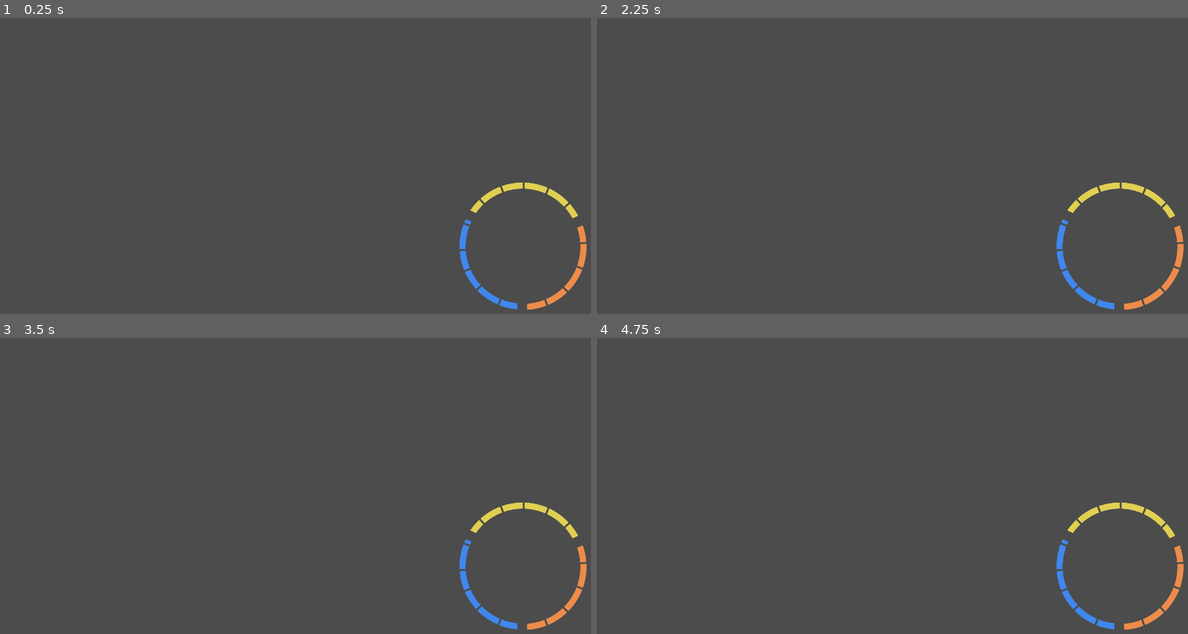
Above: before the commit, frames 1-4 (two rows, left to right).
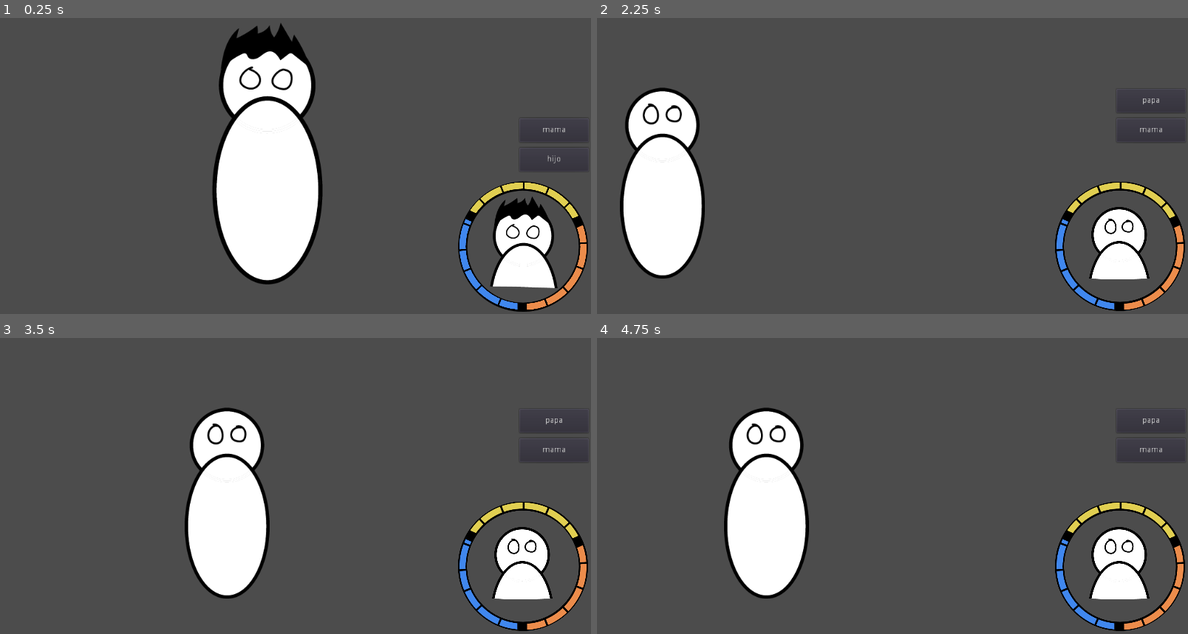
Above: after the commit, the same moments.

Repository: Arrotla/Juego_Espacio
Game: Godot game, scene res://scenes/General.tscn
Same seed, same stepped clock (60 frames per second), same inputs: the game is played once before the commit and once after it. Before the commit the project starts from res://scenes/Medidores.tscn.
Inputs (mouse positions are in pixels of both pictures, inside the frame that each line leads up to):
- Up to frame 1 (0.25 s): no input
- Up to frame 2 (2.25 s): click (1152, 130) at 0.5 s, where only the run after the commit has a clickable "mama"; click (1152, 100) at 1.25 s, where only the run after the commit has a clickable "papa"; click (1152, 160) at 2 s, where only the run after the commit has a clickable "hijo"
- Up to frame 3 (3.5 s): tap Enter at 2.75 s; hold D (right) from 2.78 s (still down)
- Up to frame 4 (4.75 s): release D (right) at 3.53 s; hold A (left) 3.53-4.28 s; hold D (right) from 4.28 s (still down)

The runs differ from the first frame. In frame 1, 17% of the frame differs, in the area x 35-100%, y 1-100%; in frame 2, 10%; in frame 3, 10%; in frame 4, 10%.

Commit message:
cambio de personaje

Diff:
--- a/project.godot
+++ b/project.godot
@@ -11,7 +11,7 @@
 [application]
 
 config/name="Juego Espacio"
-run/main_scene="res://scenes/Medidores.tscn"
+run/main_scene="res://scenes/General.tscn"
 
 [display]
 
@@ -33,6 +33,11 @@
 "events": [ Object(InputEventKey,"resource_local_to_scene":false,"resource_name":"","device":0,"alt":false,"shift":false,"control":false,"meta":false,"command":false,"pressed":false,"scancode":68,"unicode":0,"echo":false,"script":null)
  ]
 }
+tab={
+"deadzone": 0.5,
+"events": [ Object(InputEventKey,"resource_local_to_scene":false,"resource_name":"","device":0,"alt":false,"shift":false,"control":false,"meta":false,"command":false,"pressed":false,"scancode":16777218,"unicode":0,"echo":false,"script":null)
+ ]
+}
 
 [physics]
 
--- a/scenes/General.tscn
+++ b/scenes/General.tscn
@@ -1,3 +1,73 @@
-[gd_scene format=2]
+[gd_scene load_steps=8 format=2]
+
+[ext_resource path="res://scripts/Personajes.gd" type="Script" id=1]
+[ext_resource path="res://scenes/Papa_Move.tscn" type="PackedScene" id=2]
+[ext_resource path="res://scenes/Mama_Move.tscn" type="PackedScene" id=3]
+[ext_resource path="res://scenes/Hijo_Move.tscn" type="PackedScene" id=4]
+[ext_resource path="res://scenes/Icon_Papa.tscn" type="PackedScene" id=5]
+[ext_resource path="res://scenes/Icon_Mama.tscn" type="PackedScene" id=6]
+[ext_resource path="res://scenes/Icon_Hijo.tscn" type="PackedScene" id=7]
 
 [node name="General" type="Node2D"]
+script = ExtResource( 1 )
+
+[node name="personajes" type="Node" parent="."]
+
+[node name="Papa_Move" parent="personajes" instance=ExtResource( 2 )]
+position = Vector2( 463.232, 321.902 )
+
+[node name="Mama_Move" parent="personajes" instance=ExtResource( 3 )]
+visible = false
+position = Vector2( 821.635, 323.003 )
+
+[node name="Hijo_Move" parent="personajes" instance=ExtResource( 4 )]
+visible = false
+position = Vector2( 113.589, 373.359 )
+
+[node name="GUI" type="CanvasLayer" parent="."]
+pause_mode = 2
+
+[node name="Icon_Papa" parent="GUI" instance=ExtResource( 5 )]
+
+[node name="Icon_Mama" parent="GUI" instance=ExtResource( 6 )]
+visible = false
+
+[node name="Icon_Hijo" parent="GUI" instance=ExtResource( 7 )]
+visible = false
+
+[node name="Mama" type="Button" parent="GUI"]
+margin_left = 900.0
+margin_top = 260.917
+margin_right = 1020.0
+margin_bottom = 301.917
+text = "mama"
+__meta__ = {
+"_edit_use_anchors_": false
+}
+
+[node name="Papa" type="Button" parent="GUI"]
+margin_left = 900.0
+margin_top = 210.005
+margin_right = 1020.0
+margin_bottom = 251.005
+text = "papa"
+__meta__ = {
+"_edit_use_anchors_": false
+}
+
+[node name="Hijo" type="Button" parent="GUI"]
+margin_left = 900.0
+margin_top = 312.465
+margin_right = 1020.0
+margin_bottom = 353.465
+text = "hijo"
+__meta__ = {
+"_edit_use_anchors_": false
+}
+
+[node name="Camera2D" type="Camera2D" parent="."]
+position = Vector2( 517.918, 296.334 )
+
+[connection signal="pressed" from="GUI/Mama" to="." method="_on_Button_pressed"]
+[connection signal="pressed" from="GUI/Papa" to="." method="_on_Papa_pressed"]
+[connection signal="pressed" from="GUI/Hijo" to="." method="_on_Hijo_pressed"]
--- a/scenes/Hijo_Move.tscn
+++ b/scenes/Hijo_Move.tscn
@@ -8,12 +8,12 @@
 height = 147.861
 
 [node name="Hijo_Move" type="KinematicBody2D"]
+position = Vector2( 520.822, 285.105 )
 script = ExtResource( 1 )
 
 [node name="Hijo" type="Sprite" parent="."]
-position = Vector2( 402.513, 375.256 )
 texture = ExtResource( 2 )
 
 [node name="CollisionShape2D" type="CollisionShape2D" parent="."]
-position = Vector2( 402.686, 393.777 )
+position = Vector2( 0, 17.818 )
 shape = SubResource( 1 )
--- a/scenes/Mama_Move.tscn
+++ b/scenes/Mama_Move.tscn
@@ -8,12 +8,11 @@
 height = 240.514
 
 [node name="Mama_Move" type="KinematicBody2D"]
+position = Vector2( 538.103, 313.596 )
 script = ExtResource( 1 )
 
 [node name="Mama" type="Sprite" parent="."]
-position = Vector2( 543.275, 327.147 )
 texture = ExtResource( 2 )
 
 [node name="CollisionShape2D" type="CollisionShape2D" parent="."]
-position = Vector2( 545.23, 333.196 )
 shape = SubResource( 1 )
--- a/scenes/Papa_Move.tscn
+++ b/scenes/Papa_Move.tscn
@@ -8,12 +8,12 @@
 height = 197.751
 
 [node name="Papa_Move" type="KinematicBody2D"]
+position = Vector2( 507.746, 321.024 )
 script = ExtResource( 2 )
 
 [node name="Papa" type="Sprite" parent="."]
-position = Vector2( 347.277, 350.311 )
 texture = ExtResource( 1 )
 
 [node name="CollisionShape2D" type="CollisionShape2D" parent="."]
-position = Vector2( 347.45, 381.305 )
+position = Vector2( 0, 26.9391 )
 shape = SubResource( 1 )
--- /dev/null
+++ b/scripts/Personajes.gd
@@ -0,0 +1,38 @@
+extends Node
+
+func _ready():
+	$GUI/Papa.hide()
+
+
+func _on_Button_pressed():
+	$personajes/Papa_Move.hide()
+	$GUI/Icon_Papa.hide()
+	$personajes/Hijo_Move.hide()
+	$GUI/Icon_Hijo.hide()
+	$personajes/Mama_Move.show()
+	$GUI/Icon_Mama.show()
+	$GUI/Mama.hide()
+	$GUI/Papa.show()
+	$GUI/Hijo.show()
+
+func _on_Papa_pressed():
+	$personajes/Papa_Move.show()
+	$GUI/Icon_Papa.show()
+	$personajes/Hijo_Move.hide()
+	$GUI/Icon_Hijo.hide()
+	$personajes/Mama_Move.hide()
+	$GUI/Icon_Mama.hide()
+	$GUI/Mama.show()
+	$GUI/Papa.hide()
+	$GUI/Hijo.show()
+
+func _on_Hijo_pressed():
+	$personajes/Papa_Move.hide()
+	$GUI/Icon_Papa.hide()
+	$personajes/Hijo_Move.show()
+	$GUI/Icon_Hijo.show()
+	$personajes/Mama_Move.hide()
+	$GUI/Icon_Mama.hide()
+	$GUI/Mama.show()
+	$GUI/Papa.show()
+	$GUI/Hijo.hide()
